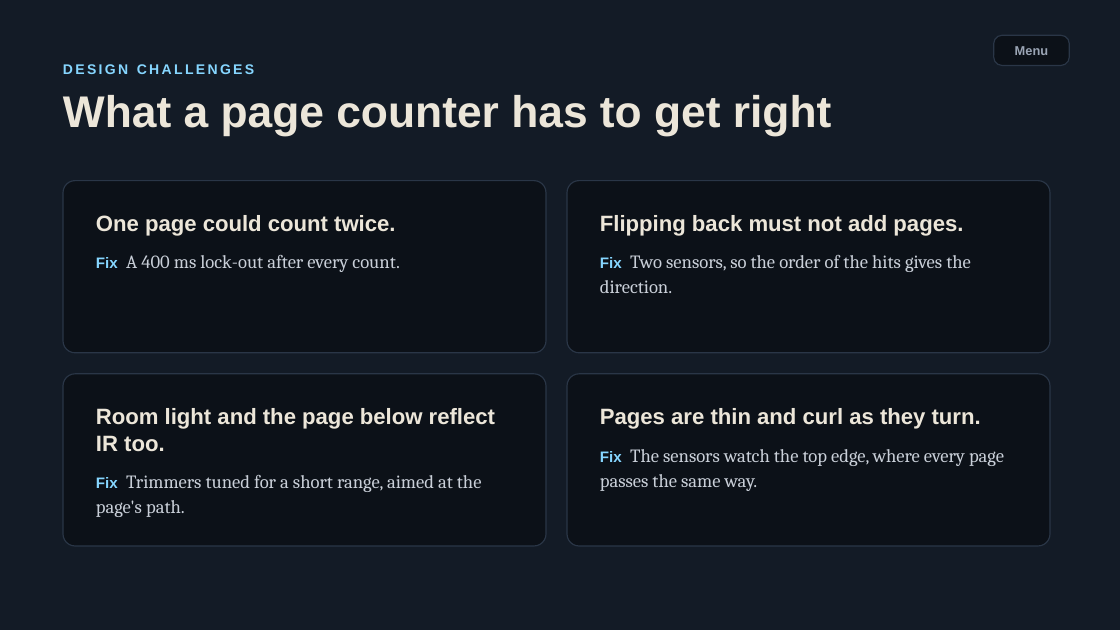
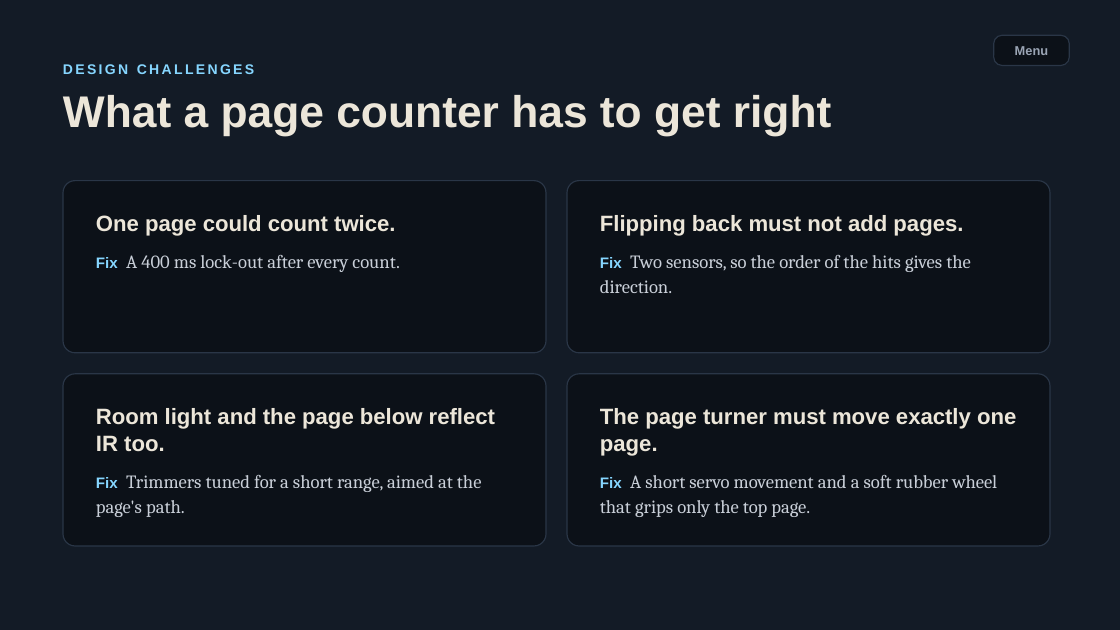
Before and after one commit to sharmaricha676-rgb/bookcounterppt, a slide deck: slide 37 of BookCounter-interactive.pptx (slide 34 before the commit). Drawn at 1120x630 pixels with LibreOffice and Linux fonts; fonts in the diff are those of the drawing. Boxes give left, top, right and bottom in pixels: in the first picture for what was removed or moved away, otherwise in the second. Text is boxed around its words. In the diff, an @@ line names an element or a change of style, - is before the commit and + after.

```diff
--- a/BookCounter-interactive.pptx
+++ b/BookCounter-interactive.pptx
@@ text in rounded rectangle at (600,408,1016,517): text changed @@
-Pages are thin and curl as they turn.
-Fix The sensors watch the top edge, where every page passes the same way.
+The page turner must move exactly one page.
+Fix A short servo movement and a soft rubber wheel that grips only the top page.
```
Also in this commit, not shown: 29 other slides changed, 3 slides added.
